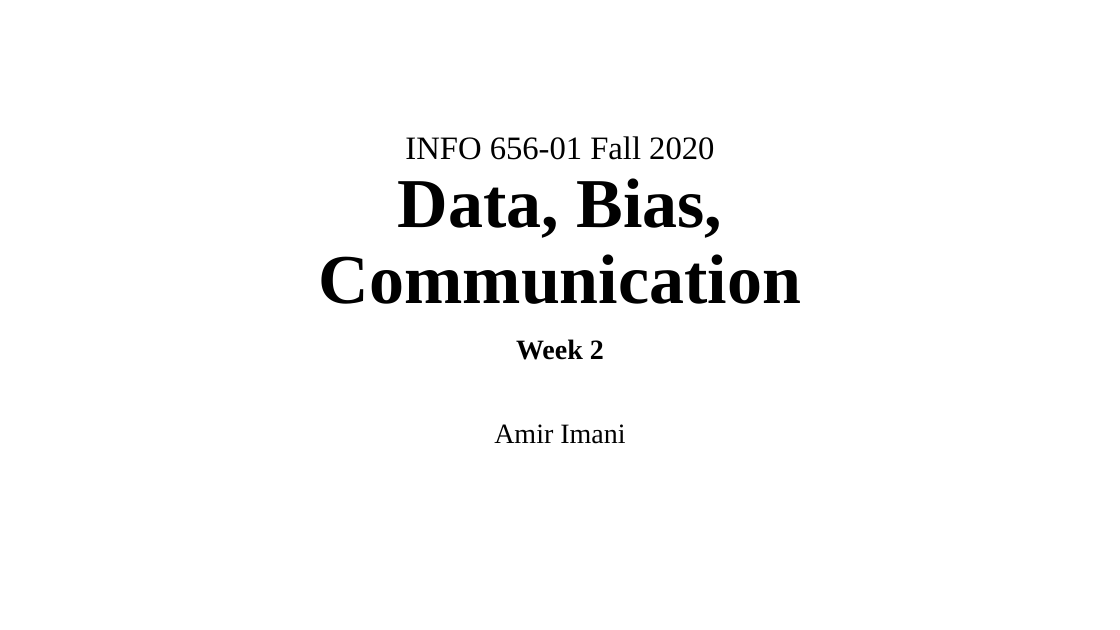
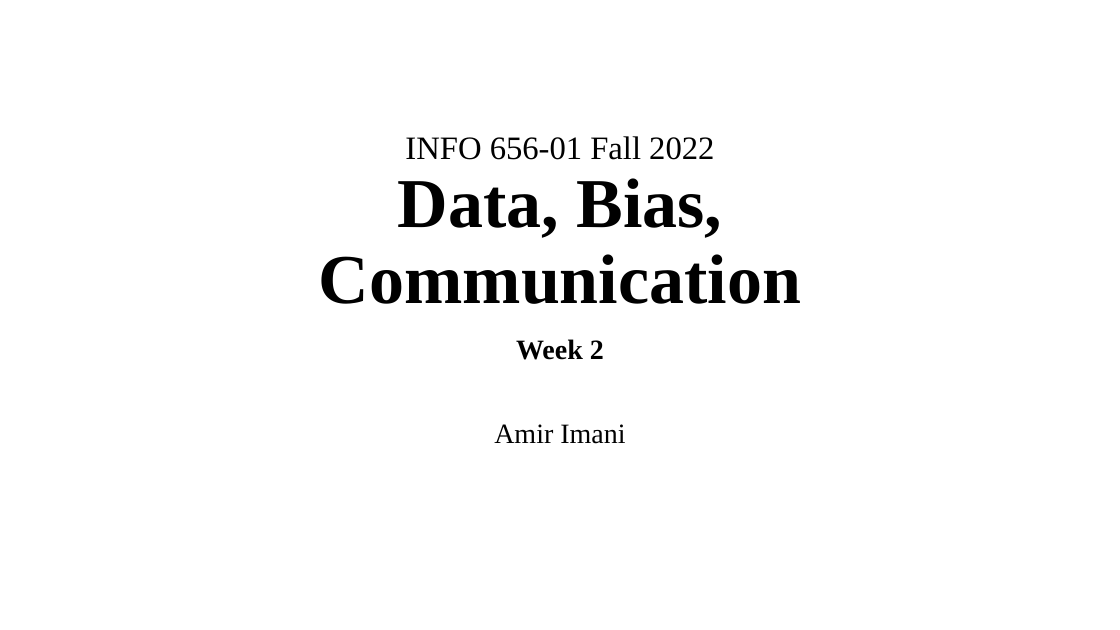
Before and after one commit to Amirosimani/Machine_Learning_Pratt, a slide deck: slide 1 of course slides/week_02.pptx. Drawn at 1120x630 pixels with LibreOffice and Linux fonts; fonts in the diff are those of the drawing. Boxes give left, top, right and bottom in pixels: in the first picture for what was removed or moved away, otherwise in the second. Text is boxed around its words. In the diff, an @@ line names an element or a change of style, - is before the commit and + after.

```diff
--- a/course slides/week_02.pptx
+++ b/course slides/week_02.pptx
@@ title at box(319, 136, 801, 304): text changed @@
-INFO 656-01 Fall 2020
-Data, Bias, Communication
+INFO 656-01 Fall 2022
+Data, Bias, Communication
```
Also in this commit, not shown: 4 other files.
